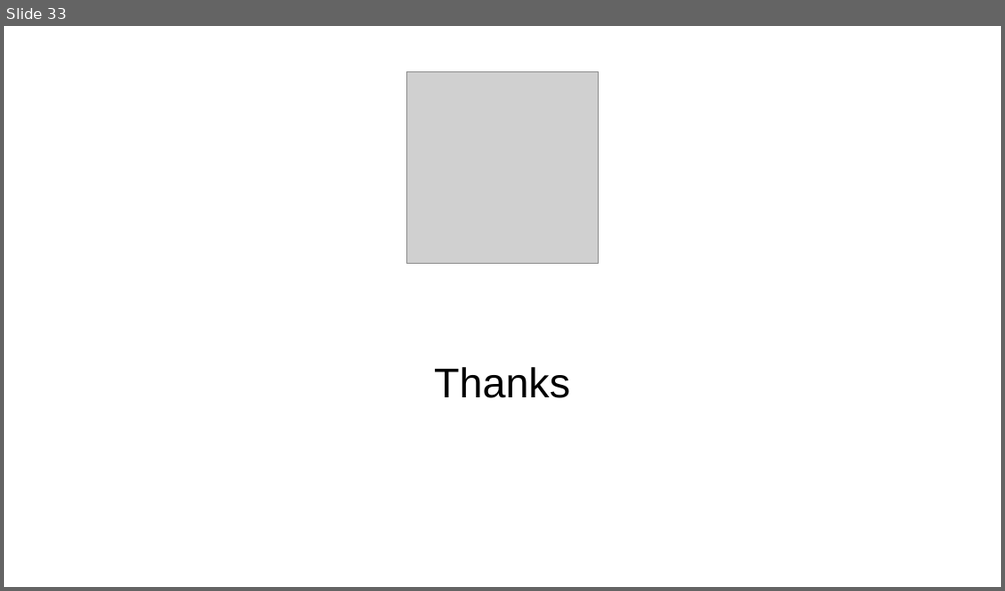
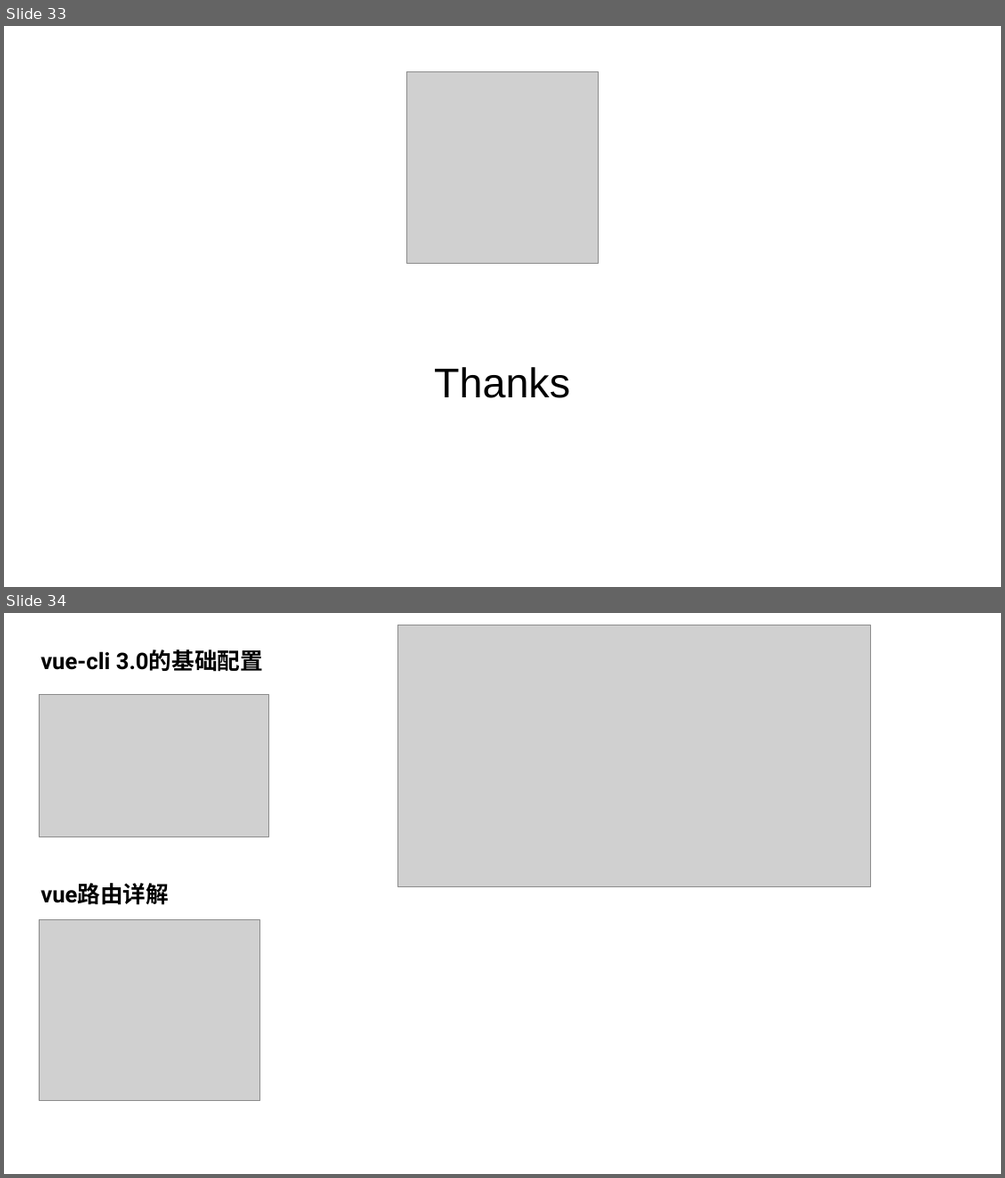
Before and after one commit to shenqistart/vue-practice, a slide deck: vue组件.pptx. Shown one above the other, each under a label of ours: slide 33 before the commit, slides 33 and 34 after it. The pictures are 1005x591 and 1005x1178 pixels, drawn with LibreOffice and Linux fonts; fonts in the diff are those of the drawing; grey boxes stand for pictures. Boxes give left, top, right and bottom in pixels: in the first picture for what was removed or moved away, otherwise in the second. Text is boxed around its words. In the diff, an @@ line names an element or a change of style, - is before the commit and + after.

```diff
--- a/vue组件.pptx
+++ b/vue组件.pptx
@@ slide 34 added at [4, 613, 1001, 1174], background #FFFFFF @@
@@ picture added at [398, 625, 870, 886] @@
@@ text added at [40, 649, 263, 671], 44 pt, text #000000, bold @@
+vue-cli 3.0的基础配置
@@ picture added at [39, 694, 268, 836] @@
@@ text added at [40, 883, 169, 905], 44 pt, text #000000, bold @@
+vue路由详解
@@ picture added at [39, 919, 259, 1100] @@
```
Also in this commit, not shown: 9 other slides added, 3 other files.
